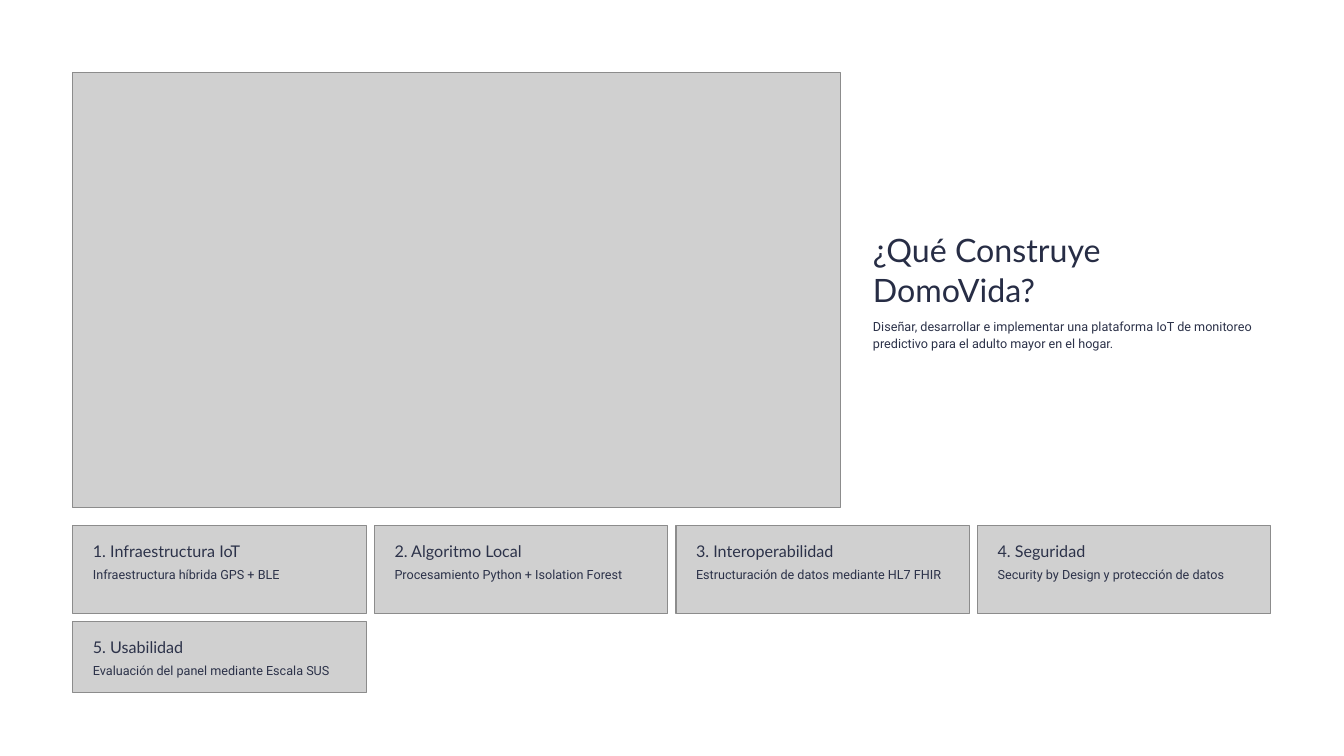
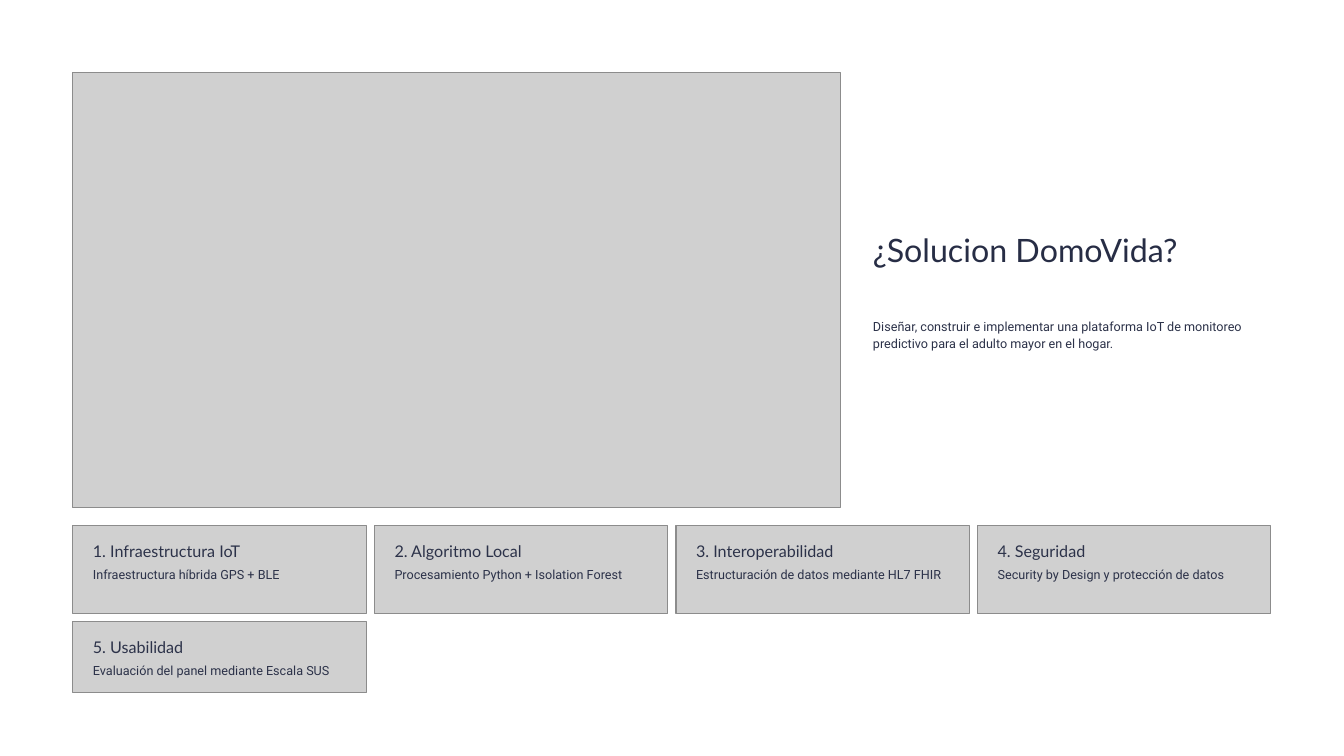
Before and after one commit to AndresVergara74/domovida-backend, a slide deck: slide 3 of docs/evidencias_grupales_fase1/DomoVidaPresentacion.pptx. Drawn at 1344x756 pixels with LibreOffice and Linux fonts; fonts in the diff are those of the drawing; grey boxes stand for pictures; background and template pictures are left out. Boxes give left, top, right and bottom in pixels: in the first picture for what was removed or moved away, otherwise in the second. Text is boxed around its words. In the diff, an @@ line names an element or a change of style, - is before the commit and + after.

```diff
--- a/docs/evidencias_grupales_fase1/DomoVidaPresentacion.pptx
+++ b/docs/evidencias_grupales_fase1/DomoVidaPresentacion.pptx
@@ text at box(873, 238, 1177, 268): text changed @@
-¿Qué Construye DomoVida?
+¿Solucion DomoVida?
@@ text at box(873, 321, 1242, 351): text changed @@
-Diseñar, desarrollar e implementar una plataforma IoT de monitoreo predictivo para el adulto mayor en el hogar.
+Diseñar, construir e implementar una plataforma IoT de monitoreo predictivo para el adulto mayor en el hogar.
```
Also in this commit, not shown: 2 slides added, 1 other file.
